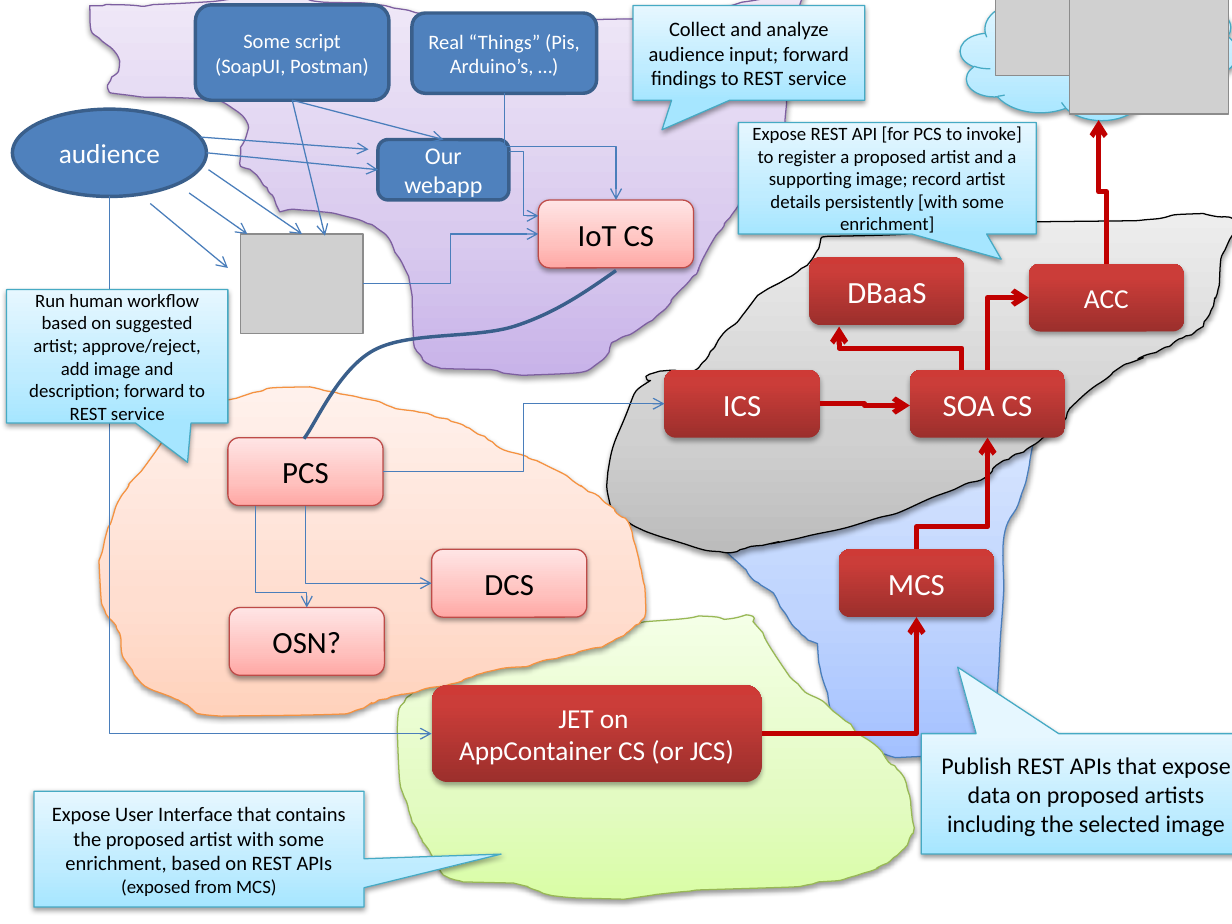
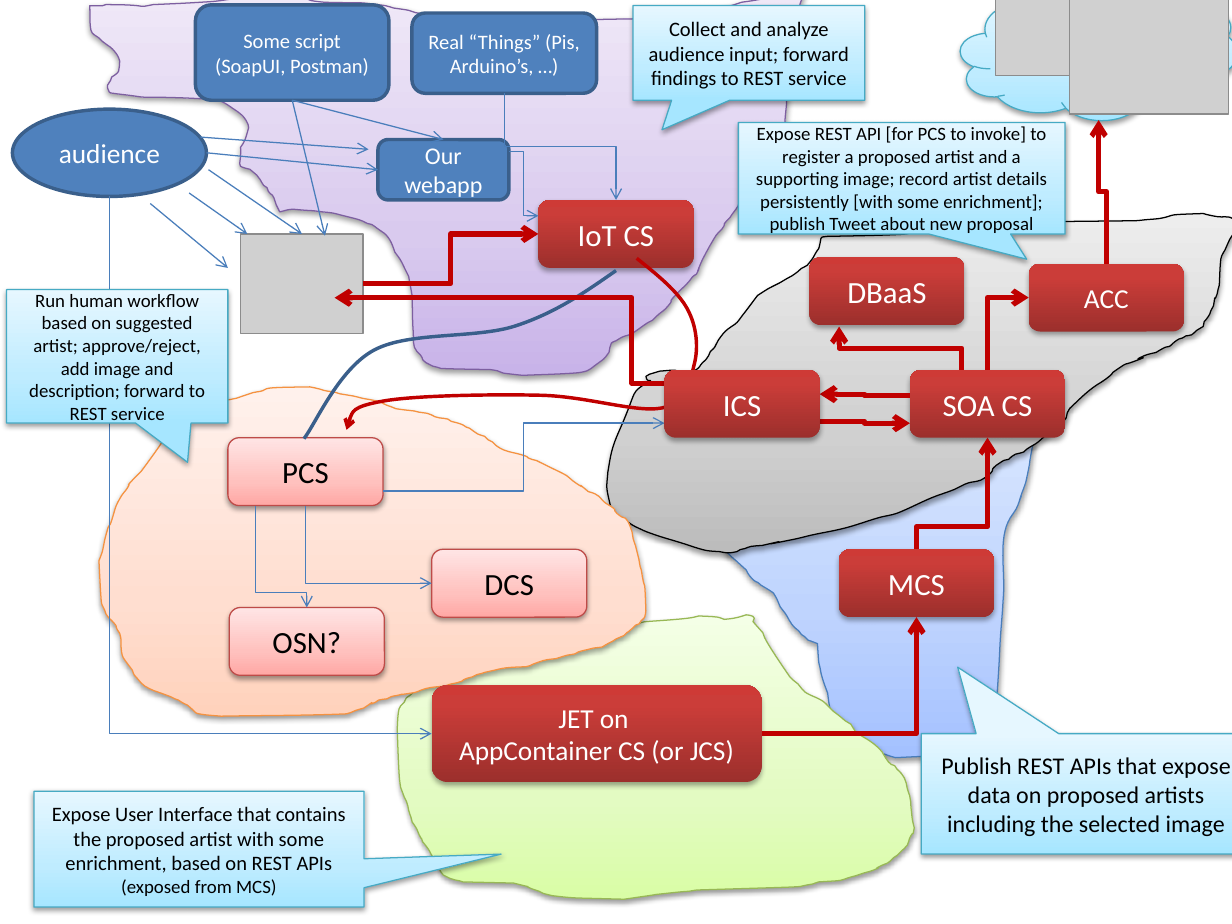
Before and after one commit to lucasjellema/aced-cloud-demo-ofmw2016-valencia, a slide deck: slide 4 of ofmw-forum2016-valencia-demo.pptx. Drawn at 1232x924 pixels with LibreOffice and Linux fonts; fonts in the diff are those of the drawing; grey boxes stand for pictures. Boxes give left, top, right and bottom in pixels: in the first picture for what was removed or moved away, otherwise in the second. Text is boxed around its words. In the diff, an @@ line names an element or a change of style, - is before the commit and + after.

Commit message:
Support for Tweeting about new act proposal from SOA CS via ICS
- included in presentation
- extended the SOA Composite implementation with REST call to ICS (via
proxy)

```diff
--- a/ofmw-forum2016-valencia-demo.pptx
+++ b/ofmw-forum2016-valencia-demo.pptx
@@ speech box "Expose REST API [for PCS ...": place and size @@
-speech box "Expose REST API [for PCS ..." at bbox=[738, 122, 1036, 234]
+speech box "Expose REST API [for PCS ..." at bbox=[738, 122, 1064, 234]
@@ text in speech box at bbox=[756, 126, 1047, 236]: text changed @@
-Expose REST API [for PCS to invoke] to register a proposed artist and a supporting image; record artist details persistently [with some enrichment]
+Expose REST API [for PCS to invoke] to register a proposed artist and a supporting image; record artist details persistently [with some enrichment]; publish Tweet about new proposal
@@ rounded rectangle "IoT CS" at bbox=[538, 200, 694, 267]: text colour #000000 to #FFFFFF; fill gradient #FFA6A5 to #FFC0BF to #FFE7E7 to gradient #9C2F2D to #CB3E3A to #CE3B37; outline #BF4C48 0.75 pt to none; shadow changed @@
@@ elbow arrow (363, 283) - (538, 234): stroke #4B7EBC 0.75 pt to #C00000 3 pt @@
@@ freeform shape added at bbox=[346, 259, 696, 430], outline #C00000 2 pt @@
@@ elbow arrow added from (664, 383) to (335, 298), #C00000 3 pt @@
@@ elbow arrow added from (910, 395) to (819, 394), #C00000 3 pt @@
@@ elbow arrow moved from (383, 472) - (664, 404) to (383, 492) - (664, 424) @@
@@ elbow arrow moved from (819, 404) - (910, 405) to (819, 421) - (910, 424) @@
```
Also in this commit, not shown: 4 other slides changed, 12 other files.
